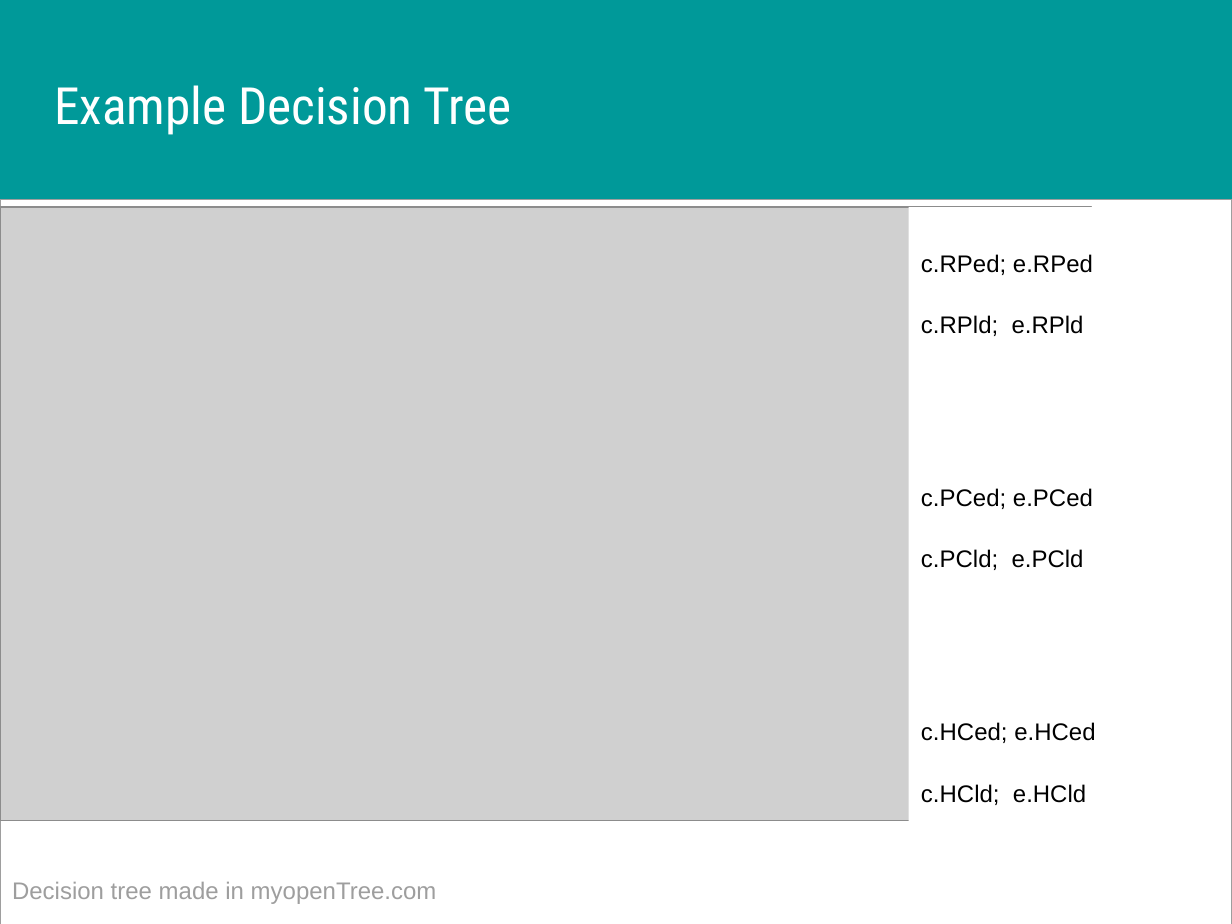
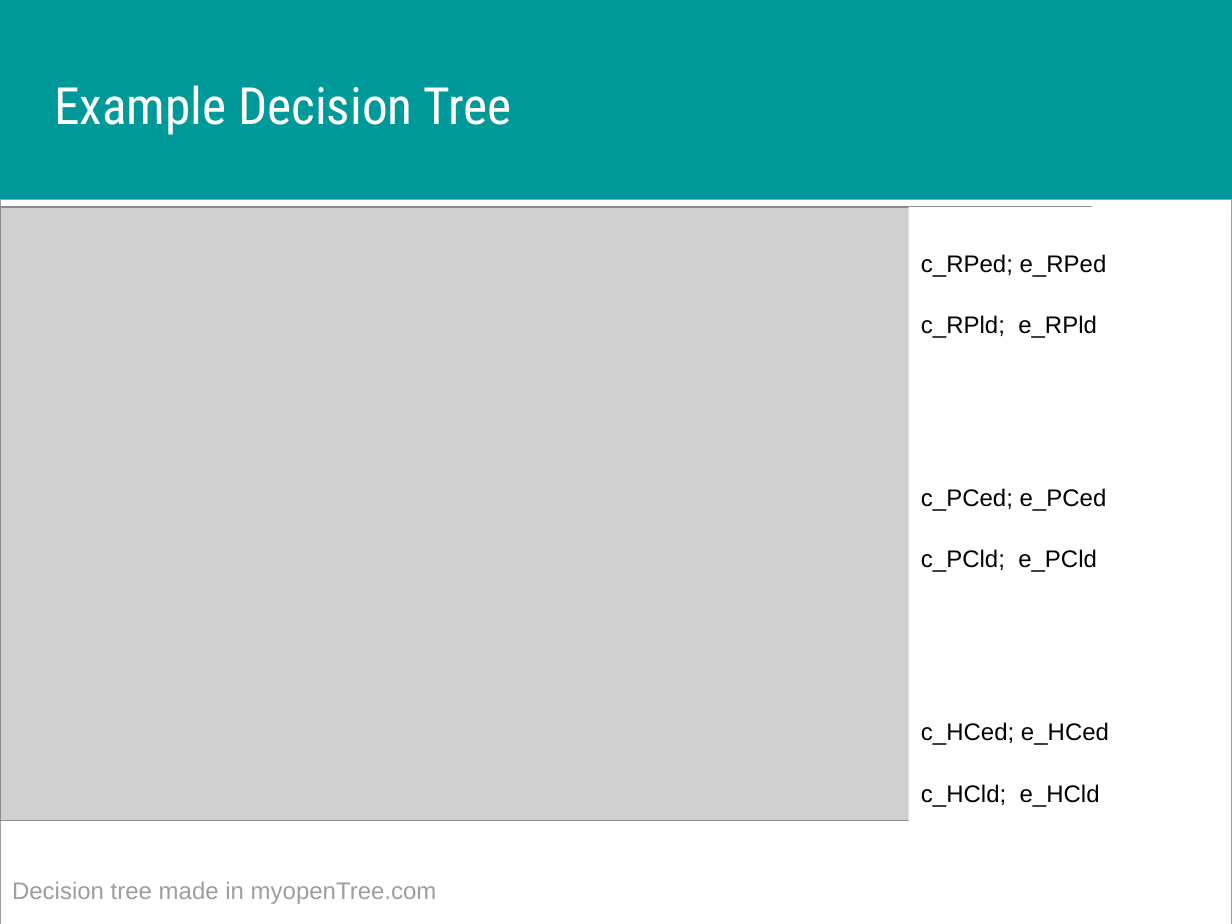
Before and after one commit to DARTH-git/Course-Modularization, a slide deck: slide 10 of Decision trees/Slides/Decision Trees.pptx. Drawn at 1232x924 pixels with LibreOffice and Linux fonts; fonts in the diff are those of the drawing; grey boxes stand for pictures; background and template pictures are left out. Boxes give left, top, right and bottom in pixels: in the first picture for what was removed or moved away, otherwise in the second. Text is boxed around its words. In the diff, an @@ line names an element or a change of style, - is before the commit and + after.

Commit message:
Decision tree slides

```diff
--- a/Decision trees/Slides/Decision Trees.pptx
+++ b/Decision trees/Slides/Decision Trees.pptx
@@ rectangle "c_RPed; e_RPed": place and size @@
-rectangle "c_RPed; e_RPed" at (909, 207, 1116, 854)
+rectangle "c_RPed; e_RPed" at (909, 207, 1201, 854)
@@ text in rectangle at (921, 254, 1109, 807): text changed @@
-c.RPed; e.RPed
-c.RPld; e.RPld
-c.PCed; e.PCed
-c.PCld; e.PCld
-c.HCed; e.HCed
-c.HCld; e.HCld
+c_RPed; e_RPed
+c_RPld; e_RPld
+c_PCed; e_PCed
+c_PCld; e_PCld
+c_HCed; e_HCed
+c_HCld; e_HCld
```
Also in this commit, not shown: 2 other files.
